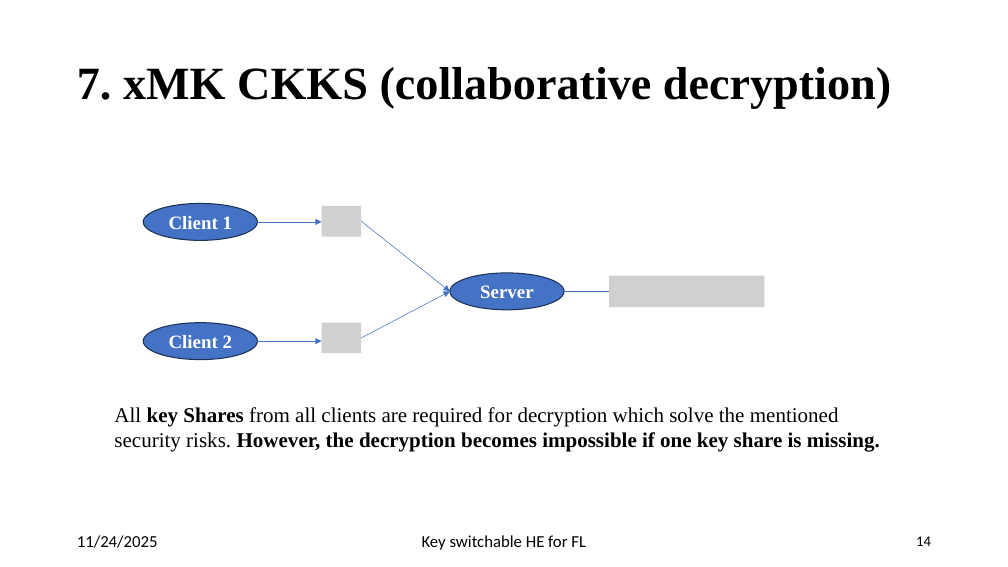
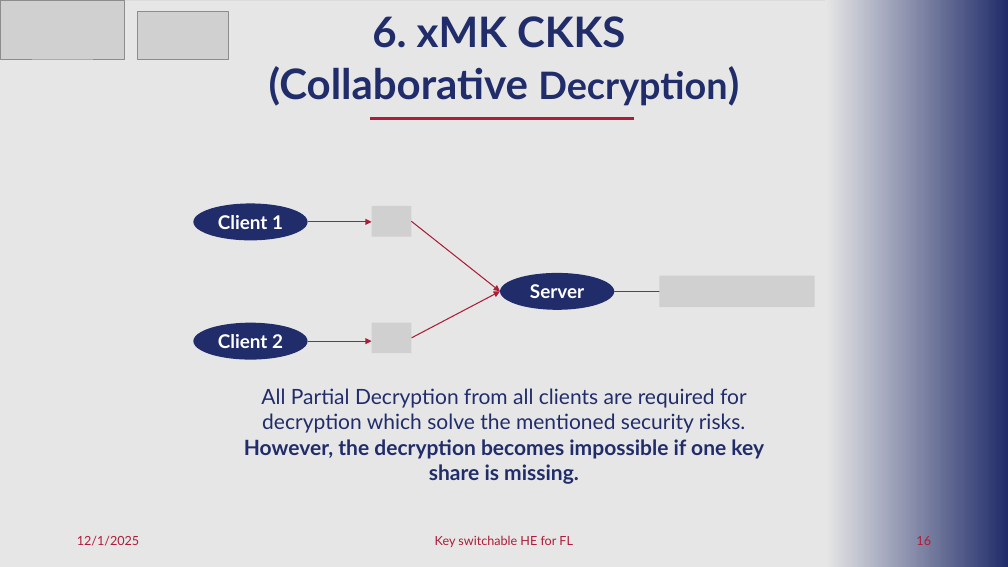
Before and after one commit to pyb0b/master-thesis-report, a slide deck: slide 16 of Final Presentation.pptx (slide 14 before the commit). Drawn at 1008x567 pixels with LibreOffice and Linux fonts; fonts in the diff are those of the drawing; grey boxes stand for pictures. Boxes give left, top, right and bottom in pixels: in the first picture for what was removed or moved away, otherwise in the second. Text is boxed around its words. In the diff, an @@ line names an element or a change of style, - is before the commit and + after.

```diff
--- a/Final Presentation.pptx
+++ b/Final Presentation.pptx
@@ rectangle added at bbox=[0, 1, 1008, 567], fill #E6E6E6 @@
@@ picture added at bbox=[0, 0, 125, 59] @@
@@ picture added at bbox=[138, 12, 228, 59] @@
@@ text at bbox=[269, 16, 727, 106]: text changed; size 44 to 40 pt; font Times New Roman to Lato; text colour #000000 to #212D6A @@
-7. xMK CKKS (collaborative decryption)
+6. xMK CKKS
+(Collaborative Decryption)
@@ rectangle added at bbox=[826, 0, 1008, 567], fill gradient #E6E6E6 to #212D6A @@
@@ line added from (634, 119) to (371, 119), #AB1D38 3 pt @@
@@ font Times New Roman to Lato; fill #4472C4 to #212D6A; outline #1E3256 1 pt to none in 3 elements at bbox=[500, 273, 614, 310], bbox=[194, 323, 308, 360], bbox=[194, 203, 308, 240] @@
@@ picture removed at bbox=[321, 206, 361, 237] @@
@@ picture added at bbox=[372, 206, 411, 237] @@
@@ arrow (308, 222) - (372, 222): stroke #4472C4 0.5 pt to #AB1D38 1 pt @@
@@ arrow (411, 222) - (500, 291): stroke #4472C4 0.5 pt to #AB1D38 1 pt @@
@@ arrow (411, 338) - (500, 291): stroke #4472C4 0.5 pt to #AB1D38 1 pt @@
@@ arrow (615, 291) - (679, 291): stroke #4472C4 0.5 pt to #AB1D38 1 pt @@
@@ 5 arrows, 3 ellipses, 1 picture: place and size @@
-5 arrows, 3 ellipses, 1 picture at bbox=[143, 203, 765, 360]
+5 arrows, 3 ellipses, 1 picture at bbox=[194, 203, 815, 360]
@@ picture removed at bbox=[321, 323, 361, 353] @@
@@ picture added at bbox=[372, 323, 411, 353] @@
@@ arrow (308, 341) - (372, 341): stroke #4472C4 0.5 pt to #AB1D38 1 pt @@
@@ text at bbox=[244, 388, 764, 484]: text changed; font Times New Roman to Lato; text colour #000000 to #212D6A @@
-All key Shares from all clients are required for decryption which solve the mentioned security risks. However, the decryption becomes impossible if one key share is missing.
+All Partial Decryption from all clients are required for decryption which solve the mentioned security risks. However, the decryption becomes impossible if one key share is missing.
@@ text at bbox=[77, 536, 139, 546]: text changed; size 16 to 12 pt; font Calibri to Lato; text colour #000000 to #AB1D38 @@
-11/24/2025
+12/1/2025
@@ text "Key switchable HE for FL" at bbox=[435, 535, 573, 547]: size 16 to 12 pt, font Calibri to Lato, text colour #000000 to #AB1D38 @@
@@ page number at bbox=[916, 536, 931, 545]: text changed; size 14 to 12 pt; font Calibri to Lato; text colour #000000 to #AB1D38 @@
-14
+16
```
Also in this commit, not shown: 22 other slides changed, 11 slides added, 2 slides removed, 1 other file.
